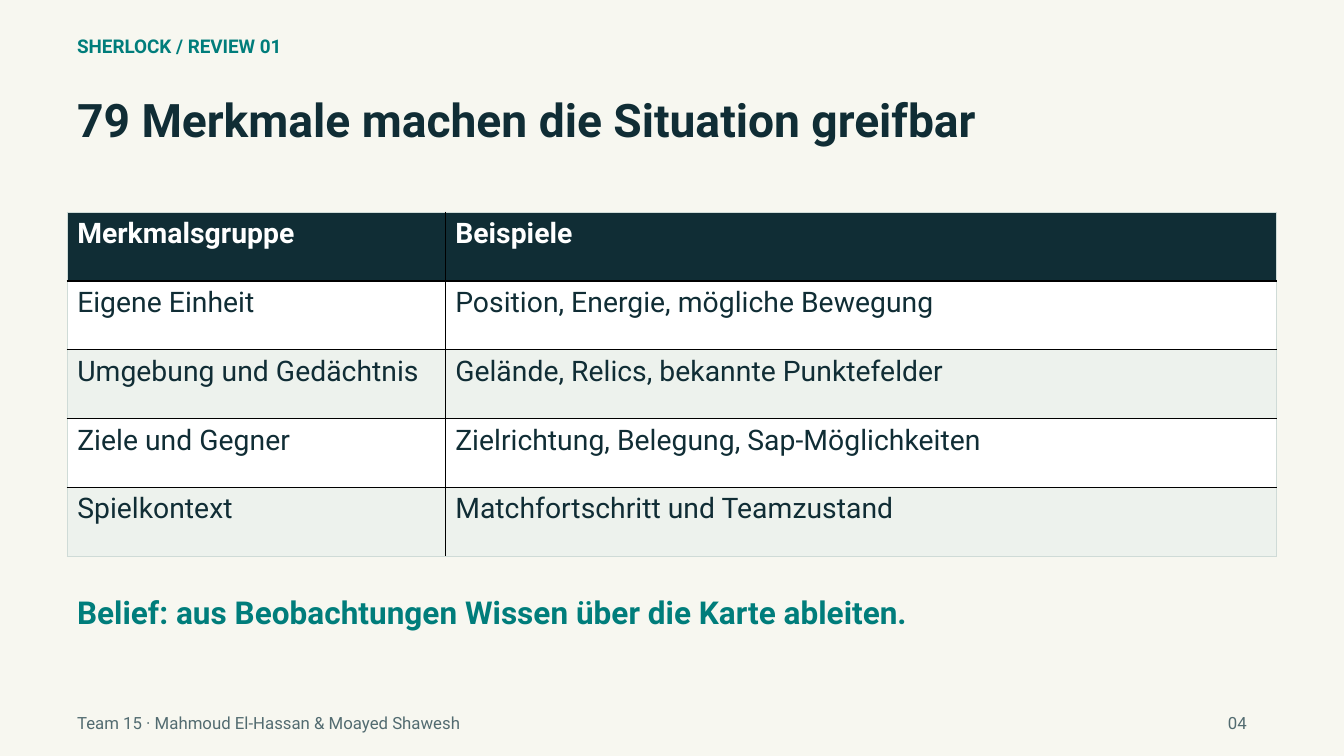
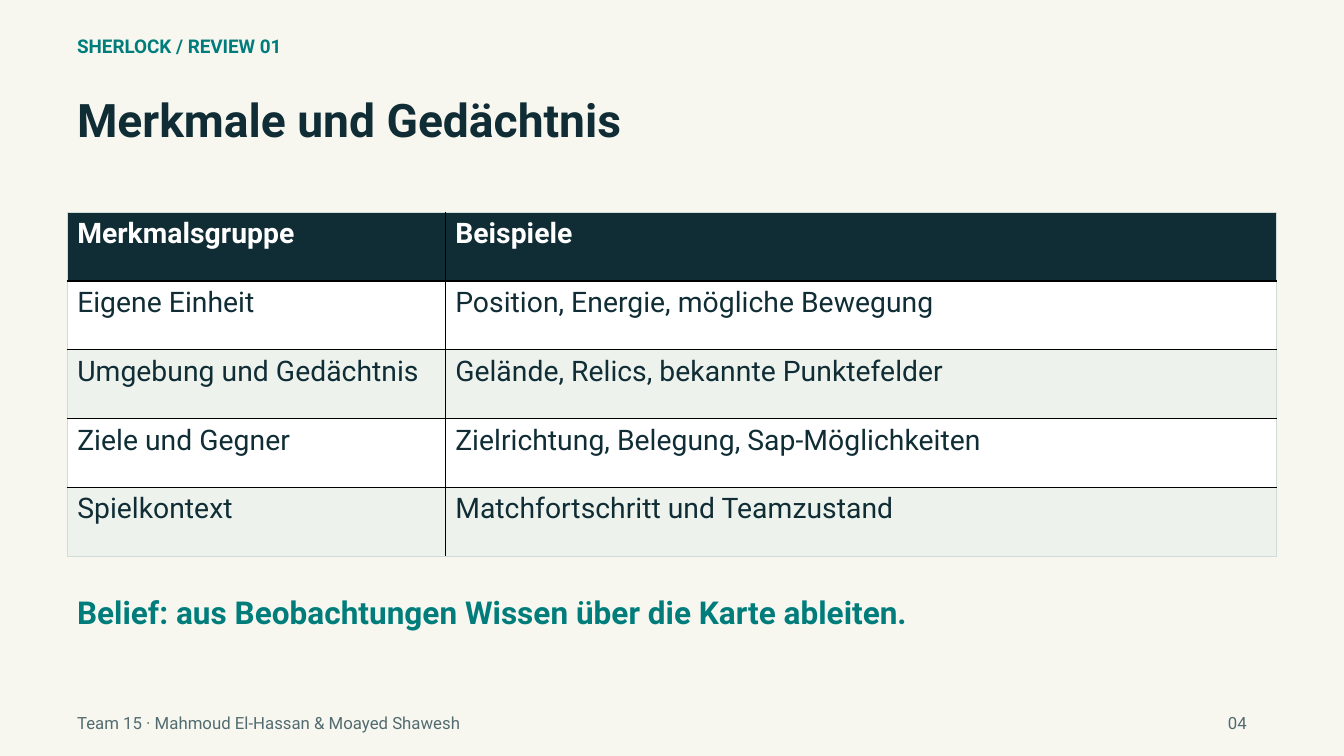
Before and after one commit to elhassanmahmoud/sherlock-luxAI-team15, a slide deck: slide 4 of docs/presentation/Sherlock_Review_16-10-2026.pptx. Drawn at 1344x756 pixels with LibreOffice and Linux fonts; fonts in the diff are those of the drawing. Boxes give left, top, right and bottom in pixels: in the first picture for what was removed or moved away, otherwise in the second. Text is boxed around its words. In the diff, an @@ line names an element or a change of style, - is before the commit and + after.

```diff
--- a/docs/presentation/Sherlock_Review_16-10-2026.pptx
+++ b/docs/presentation/Sherlock_Review_16-10-2026.pptx
@@ text at (77,102,622,138): text changed @@
-79 Merkmale machen die Situation greifbar
+Merkmale und Gedächtnis
```
Also in this commit, not shown: 11 other slides changed, 6 other files.
